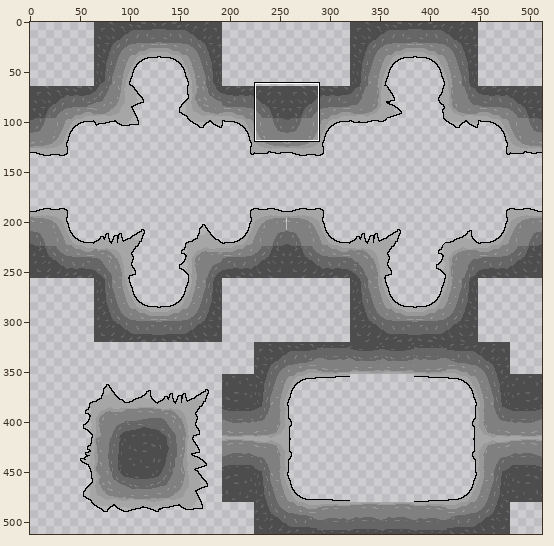
Sprite sheet, stored at Assets/Sprites/Landscape/cavetileset3.png. Above: a wide view before the commit, with the close-up outlined.
Close-up. Before the edit:
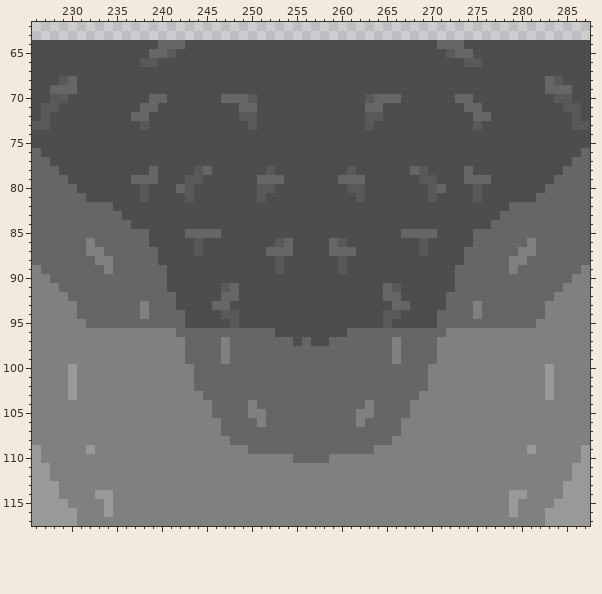
The file is 512x512 pixels. Shown: x 226..287, y 62..117. The commit also changed other parts of the picture, which this record leaves out.
Once edited:
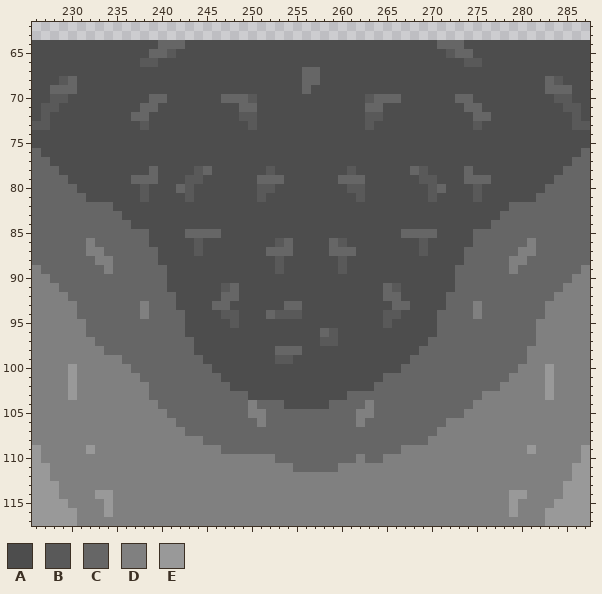
Palette (. is transparent): A #4d4d4d  B #595959  C #666666  D #808080  E #999999
Changes in this commit:
y 67..68: x 256..257 AA -> CC
y 69: x 256 A -> C
y 93: x 254..255 AA -> CC
y 94: x 252..255 AAAA -> CBBB
y 96: x 232..241 DDDDDDDDDD -> CCCCCCCCCC; x 243..252 CCCCCCCCCC -> AAAAAAAAAA; x 258..259 AA -> CB; x 261..270 CCCCCCCCCC -> AAAAAAAAAA; x 272..281 DDDDDDDDDD -> CCCCCCCCCC
y 97: x 233..242 DDDDDDDDDD -> CCCCCCCCCC; x 244..254 CCCDCCCCCCC -> AAAAAAAAAAA; x 256 C -> A; x 258..269 ACCCCCCCDCCC -> BBAAAAAAAAAA; x 271..281 DDDDDDDDDDD -> CCCCCCCCCCC
y 98: x 234..242 DDDDDDDDD -> CCCCCCCCC; x 244..252 CCCDCCCCC -> AAAAAAAAA; x 256..268 CCCCCCCCCCDCC -> AAAAAAAAAAAAA; x 271..280 DDDDDDDDDD -> CCCCCCCCCC
y 99: x 236..242 DDDDDDD -> CCCCCCC; x 245..267 CCDCCCCCCCCCCCCCCCCCCDC -> AAAAAAAABBAAAAAAAAAAAAA; x 271..280 DDDDDDDDDD -> CCCCCCCCCC
y 100: x 237..243 DDDDDDD -> CCCCCCC; x 246..266 CCCCCCCCCCCCCCCCCCCCC -> AAAAAAAAAAAAAAAAAAAAA; x 270..279 DDDDDDDDDD -> CCCCCCCCCC
y 101: x 238..243 DDDDDD -> CCCCCC; x 247..264 CCCCCCCCCCCCCCCCCC -> AAAAAAAAAAAAAAAAAA; x 270..278 DDDDDDDDD -> CCCCCCCCC
y 102: x 239..243 DDDDD -> CCCCC; x 248..263 CCCCCCCCCCCCCCCC -> AAAAAAAAAAAAAAAA; x 270..277 DDDDDDDD -> CCCCCCCC
y 103: x 239..244 DDDDDD -> CCCCCC; x 250..260 CCCCCCCCCCC -> AAAAAAAAAAA; x 269..275 DDDDDDD -> CCCCCCC
y 104: x 240..245 DDDDDD -> CCCCCC; x 254..258 CCCCC -> AAAAA; x 268..274 DDDDDDD -> CCCCCCC
y 105: x 241..245 DDDDD -> CCCCC; x 268..273 DDDDDD -> CCCCCC
y 106: x 242..246 DDDDD -> CCCCC; x 267..271 DDDDD -> CCCCC
y 107: x 243..246 DDDD -> CCCC; x 267..270 DDDD -> CCCC
y 108: x 245..247 DDD -> CCC; x 266..269 DDDD -> CCCC
y 109: x 247..249 DDD -> CCC; x 264..266 DDD -> CCC
y 110: x 253..254 DD -> CC; x 259..261 DDD -> CCC; x 263..264 DD -> CC
y 111: x 255..259 DDDDD -> CCCCC
